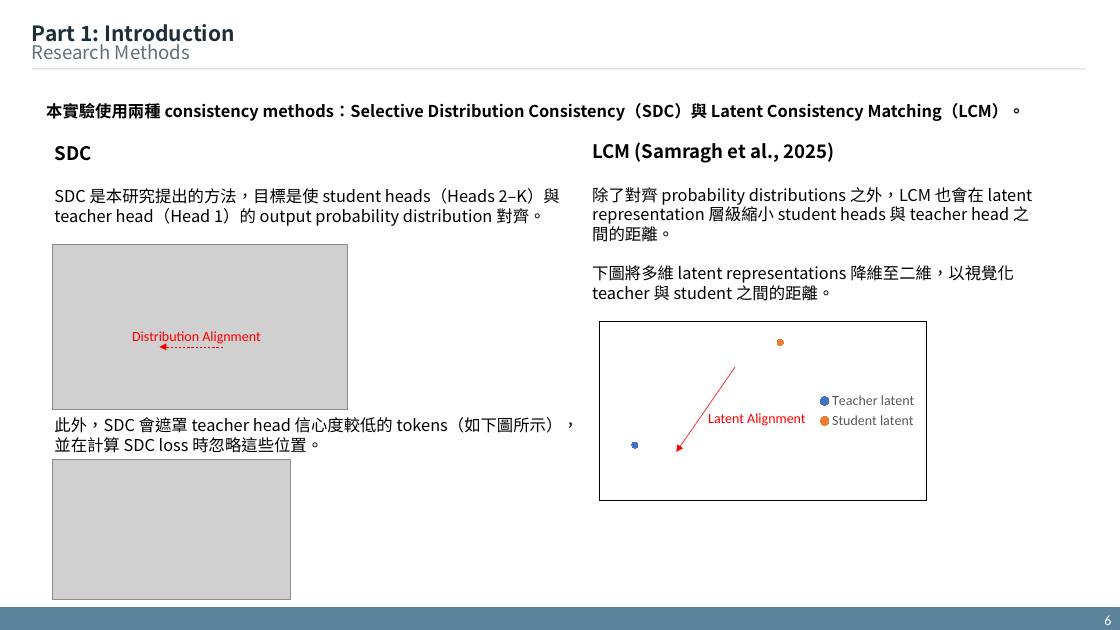
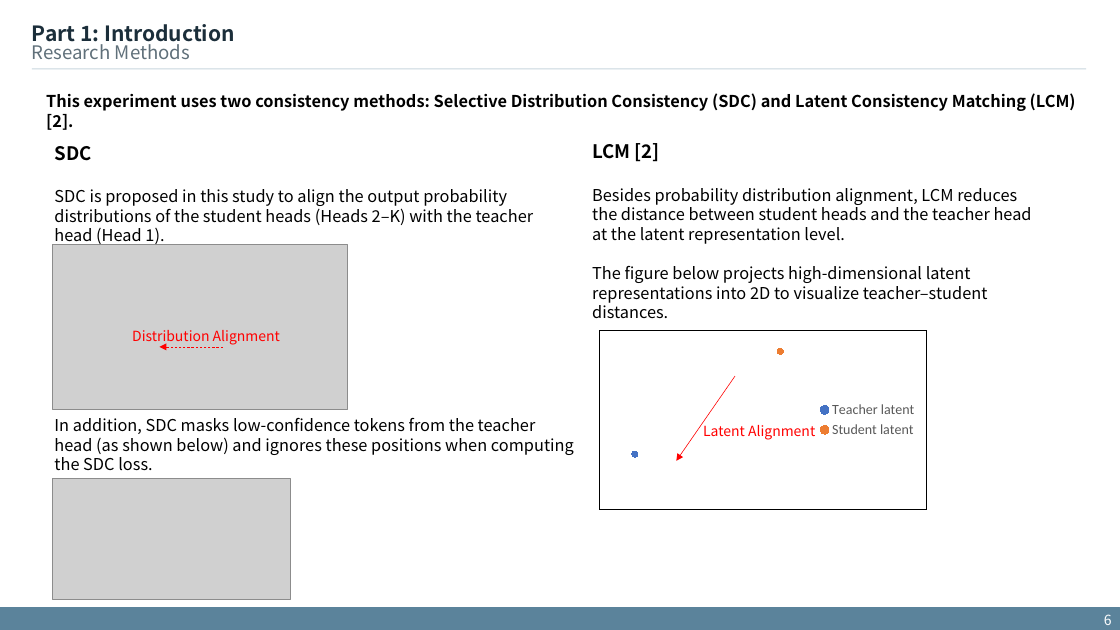
Before and after one commit to xdfg12456/llama-mtp, a slide deck: slide 6 of doc/mtp_with_consistency_method.pptx. Drawn at 1120x630 pixels with LibreOffice and Linux fonts; fonts in the diff are those of the drawing; grey boxes stand for pictures. Boxes give left, top, right and bottom in pixels: in the first picture for what was removed or moved away, otherwise in the second. Text is boxed around its words. In the diff, an @@ line names an element or a change of style, - is before the commit and + after.

```diff
--- a/doc/mtp_with_consistency_method.pptx
+++ b/doc/mtp_with_consistency_method.pptx
@@ text at <box>46,93,1076,130</box>: text changed @@
-本實驗使用兩種 consistency methods：Selective Distribution Consistency（SDC）與 Latent Consistency Matching（LCM）。
+This experiment uses two consistency methods: Selective Distribution Consistency (SDC) and Latent Consistency Matching (LCM)[2].
@@ text at <box>592,143,1032,319</box>: text changed @@
-LCM (Samragh et al., 2025)
-除了對齊 probability distributions 之外，LCM 也會在 latent representation 層級縮小 student heads 與 teacher head 之間的距離。
-下圖將多維 latent representations 降維至二維，以視覺化 teacher 與 student 之間的距離。
+LCM [2]
+Besides probability distribution alignment, LCM reduces the distance between student heads and the teacher head at the latent representation level.
+The figure below projects high-dimensional latent representations into 2D to visualize teacher–student distances.
@@ text at <box>54,189,534,247</box>: text changed @@
-SDC 是本研究提出的方法，目標是使 student heads（Heads 2–K）與 teacher head（Head 1）的 output probability distribution 對齊。
+SDC is proposed in this study to align the output probability distributions of the student heads (Heads 2–K) with the teacher head (Head 1).
@@ font Calibri to Noto Sans CJK SC in 3 elements at <box>1104,614,1112,625</box>, <box>703,425,815,440</box>, <box>132,330,280,345</box> @@
@@ scatter chart: place and size @@
-scatter chart at <box>599,322,926,500</box>
+scatter chart at <box>599,331,926,509</box>
@@ arrow moved from (735, 367) - (676, 452) to (735, 376) - (676, 461) @@
@@ text at <box>54,418,574,471</box>: text changed @@
-此外，SDC 會遮罩 teacher head 信心度較低的 tokens（如下圖所示），並在計算 SDC loss 時忽略這些位置。
+In addition, SDC masks low-confidence tokens from the teacher head (as shown below) and ignores these positions when computing the SDC loss.
@@ text "Latent Alignment": place and size @@
-text "Latent Alignment" at <box>708,413,805,426</box>
+text "Latent Alignment" at <box>703,425,815,440</box>
@@ picture: place and size @@
-picture at <box>53,460,291,600</box>
+picture at <box>53,479,291,600</box>
```
Also in this commit, not shown: 18 other slides changed, 5 slides added, 1 slide removed, 1 other file.
